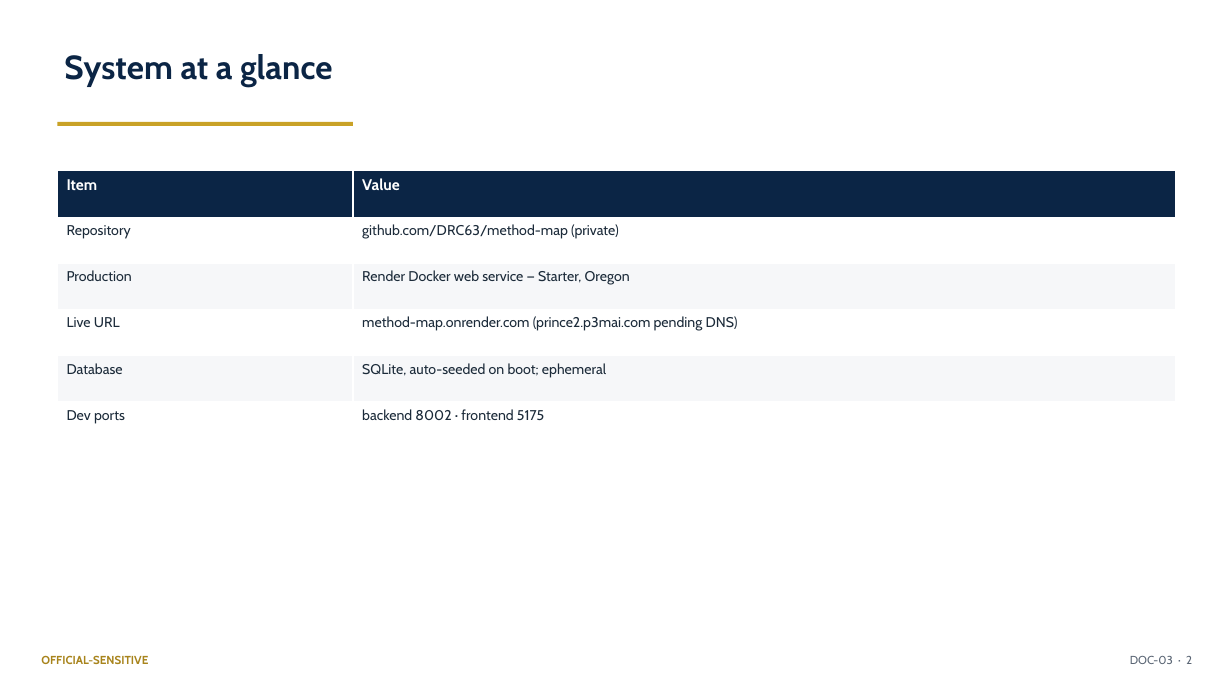
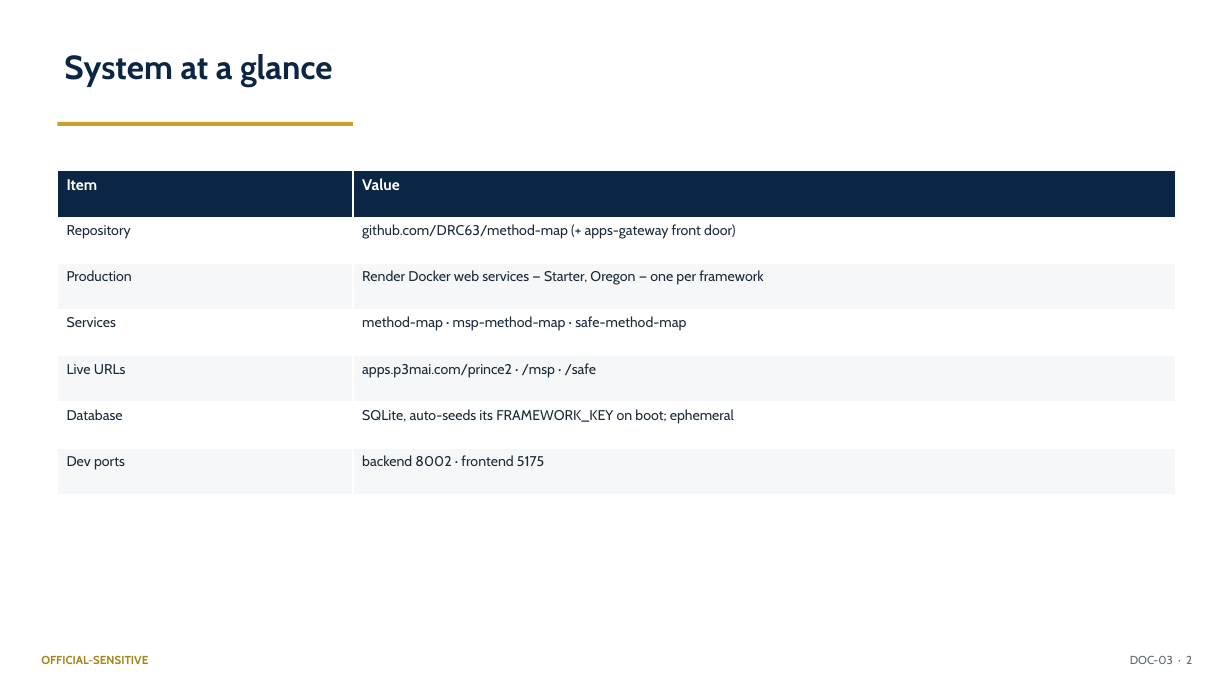
Before and after one commit to DRC63/method-map, a slide deck: slide 2 of docs/03_Operation_Manual_Summary.pptx. Drawn at 1232x693 pixels with LibreOffice and Linux fonts; fonts in the diff are those of the drawing. Boxes give left, top, right and bottom in pixels: in the first picture for what was removed or moved away, otherwise in the second. Text is boxed around its words. In the diff, an @@ line names an element or a change of style, - is before the commit and + after.

```diff
--- a/docs/03_Operation_Manual_Summary.pptx
+++ b/docs/03_Operation_Manual_Summary.pptx
@@ table at (57, 171, 1176, 494) @@
-row 2: Repository | github.com/DRC63/method-map (private)
-row 3: Production | Render Docker web service — Starter, Oregon
-row 4: Live URL | method-map.onrender.com (prince2.p3mai.com pending DNS)
-row 5: Database | SQLite, auto-seeded on boot; ephemeral
+row 2: Repository | github.com/DRC63/method-map (+ apps-gateway front door)
+row 3: Production | Render Docker web services — Starter, Oregon — one per framework
+row 4: Services | method-map · msp-method-map · safe-method-map
+row 5: Live URLs | apps.p3mai.com/prince2 · /msp · /safe
+row 6: Database | SQLite, auto-seeds its FRAMEWORK_KEY on boot; ephemeral
```
Also in this commit, not shown: 3 other slides changed, 11 other files.
